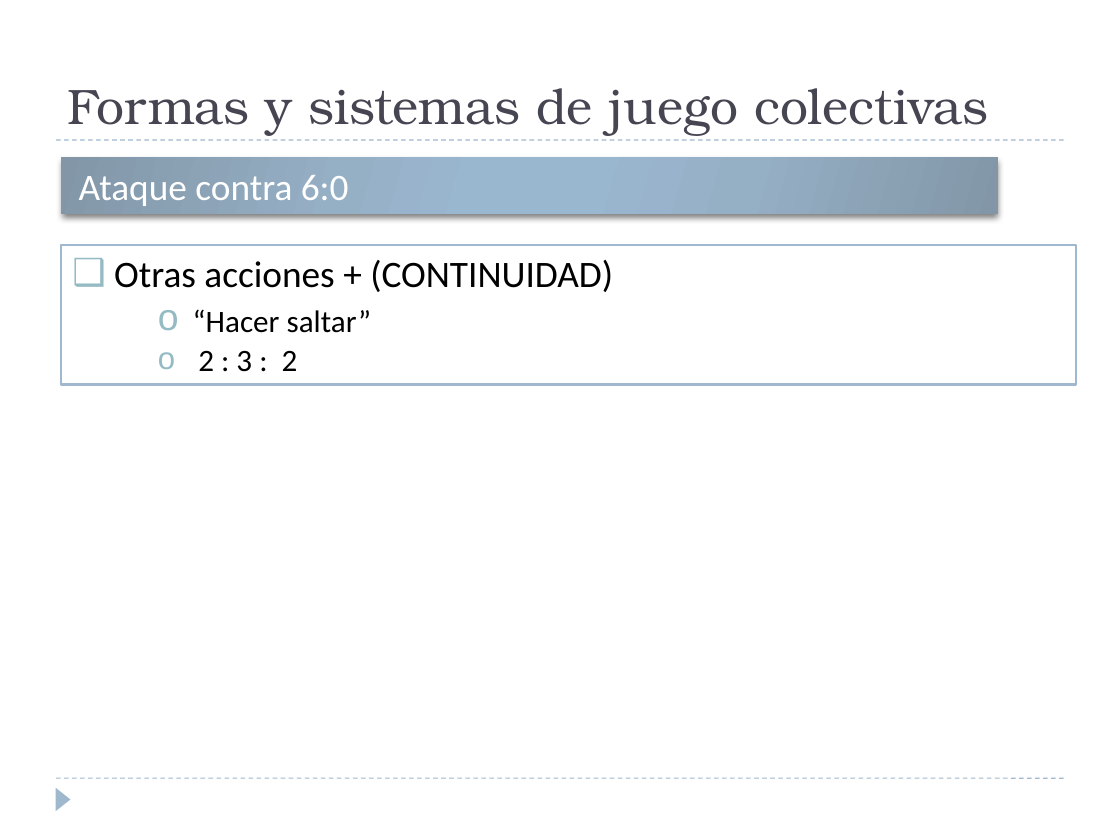
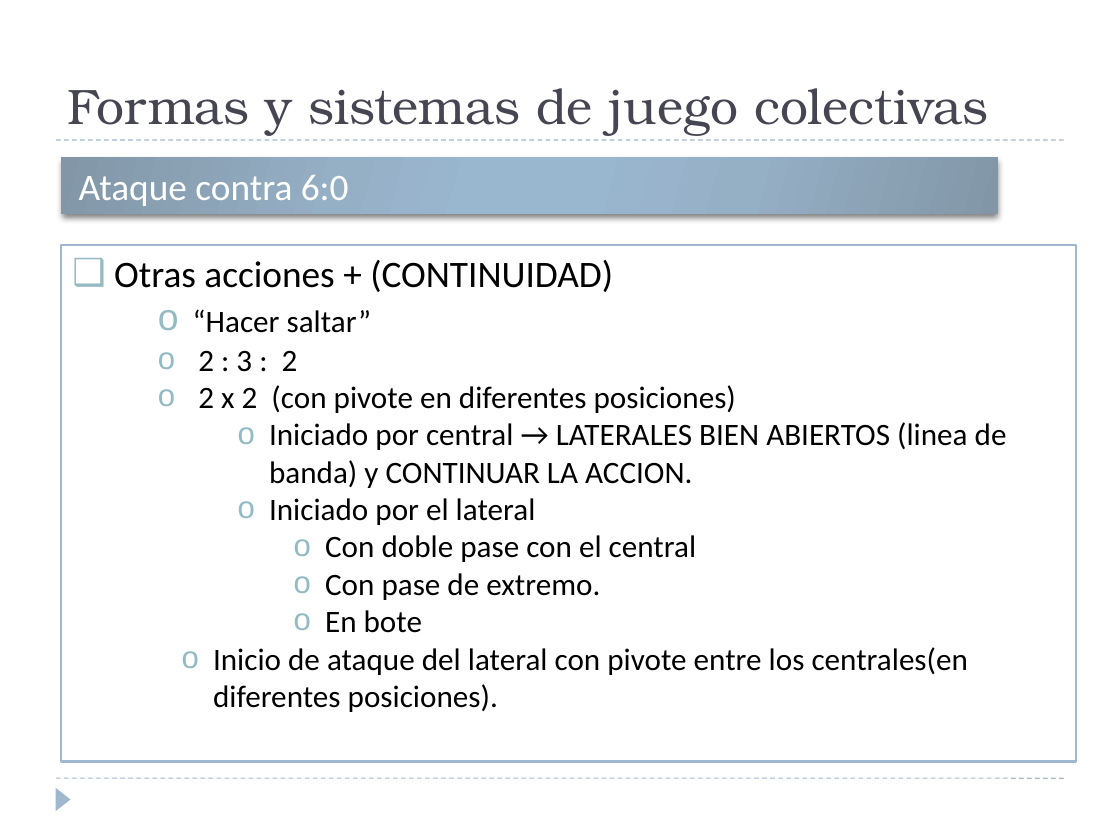
Before and after one commit to jahama/lbh_planificacion_temp_2011-12, a slide deck: slide 34 of ataque/modelo-juego-ofensivo.pptx (slide 16 before the commit). Drawn at 1120x840 pixels with LibreOffice and Linux fonts; fonts in the diff are those of the drawing. Boxes give left, top, right and bottom in pixels: in the first picture for what was removed or moved away, otherwise in the second. Text is boxed around its words. In the diff, an @@ line names an element or a change of style, - is before the commit and + after.

```diff
--- a/ataque/modelo-juego-ofensivo.pptx
+++ b/ataque/modelo-juego-ofensivo.pptx
@@ rectangle "Otras acciones + (CONTINUIDAD)": place and size @@
-rectangle "Otras acciones + (CONTINUIDAD)" at [62, 245, 1076, 385]
+rectangle "Otras acciones + (CONTINUIDAD)" at [62, 245, 1076, 762]
@@ text in rectangle at [198, 385, 1007, 712]: paragraphs added @@
+    o 2 x 2 (con pivote en diferentes posiciones)
+      o Iniciado por central → LATERALES BIEN ABIERTOS (linea de banda) y CONTINUAR LA ACCION.
+      o Iniciado por el lateral
+        o Con doble pase con el central
+        o Con pase de extremo.
+        o En bote
+    o Inicio de ataque del lateral con pivote entre los centrales(en diferentes posiciones).
```
Also in this commit, not shown: 6 other slides changed, 20 slides added, 2 other files.
